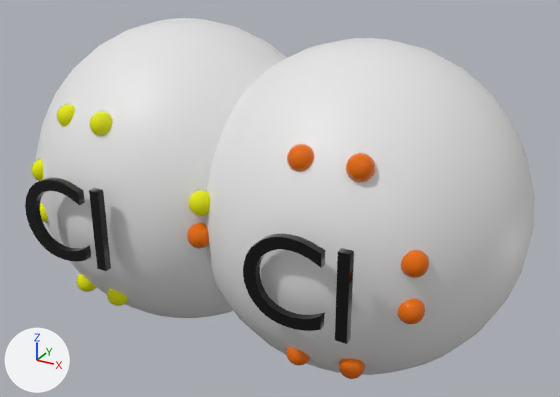
The glTF model np_s.glb, before and after one commit.
Both versions are drawn from a 50 mm camera at (3.28, -5.68, 2.71) aimed at (0.21, -0.09, -0.08). The lights are fixed; the arrows at lower left show +X, +Y and +Z. Where no turn or scale is listed for an object, it has been applied to the vertices.

Before the edit, the objects in view are built like this:
```python
ob_sphere = bpy.data.objects.new('Sphere', me_sphere_001)
ob_sphere.location = (-1.532, -1.181, -0.157)
ob_sphere_002 = bpy.data.objects.new('Sphere.002', me_sphere_003)
ob_sphere_002.location = (-1.219, -1.12, 0.756)
ob_sphere_005 = bpy.data.objects.new('Sphere.005', me_sphere_006)
ob_sphere_005.location = (-1.219, -1.12, -0.801)
ob_sphere_008 = bpy.data.objects.new('Sphere.008', me_sphere_009)
ob_sphere_008.location = (0.972, -1.179, 0.803)
ob_sphere_009 = bpy.data.objects.new('Sphere.009', me_sphere_010)
ob_sphere_009.location = (1.397, -1.132, 0.798)
ob_sphere_010 = bpy.data.objects.new('Sphere.010', me_sphere_011)
ob_sphere_010.location = (1.397, -1.132, -0.811)
ob_sphere_012 = bpy.data.objects.new('Sphere.012', me_sphere_013)
ob_sphere_012.location = (1.825, -1.137, -0.19)
ob_sphere_014 = bpy.data.objects.new('Sphere.014', me_sphere_017)
ob_sphere_014.location = (0.981, -0.059, 0.0)
ob_sphere_015 = bpy.data.objects.new('Sphere.015', me_sphere_018)
ob_sphere_015.location = (-0.792, -0.059, 0.0)
# also in view: 'Sphere.007' at (0.09, -1.19, 0.0); 'Sphere.006' at (0.09, -1.15, 0.26); 'Text.001' at (1.13, -1.54, 0.03); 'Text' at (-0.97, -1.54, 0.03); 'Sphere.013' at (1.83, -1.14, 0.18)
```
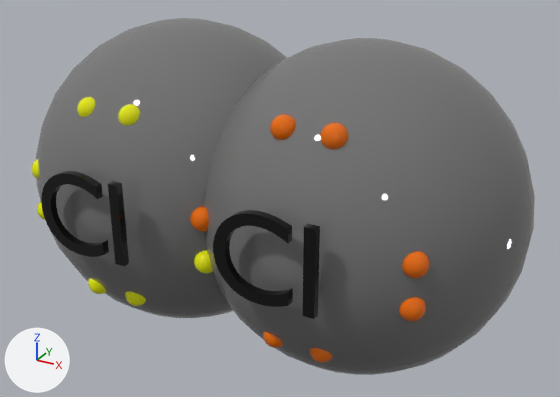
Where the change shows, as pixel boxes [x1, y1, x2, y2] in the pictures (560 x 397 px):
'Sphere.014', recoloured (white to grey)
    both: [204, 38, 535, 375]
'Sphere.015', recoloured (white to grey)
    both: [36, 18, 287, 318]
'Text.001', moved
    before: [243, 234, 354, 344]
    after: [213, 210, 320, 319]
'Text', moved
    before: [25, 178, 111, 271]
    after: [41, 171, 129, 266]
'Sphere.009', moved
    before: [346, 153, 375, 182]
    after: [320, 122, 348, 149]
'Sphere.008', moved
    before: [287, 144, 314, 172]
    after: [270, 114, 296, 140]
'Sphere.003', moved
    before: [89, 111, 113, 136]
    after: [118, 104, 140, 125]
'Sphere.006', moved
    before: [188, 190, 210, 216]
    after: [194, 251, 213, 274]
'Sphere.007', moved
    before: [187, 223, 209, 248]
    after: [190, 206, 209, 232]
'Sphere.010', moved
    before: [339, 359, 365, 379]
    after: [309, 348, 333, 363]
'Sphere.013', moved
    before: [401, 250, 429, 278]
    after: [402, 251, 430, 278]
'Sphere.012', moved
    before: [397, 299, 425, 324]
    after: [399, 297, 426, 322]
'Sphere.002', moved
    before: [57, 104, 75, 127]
    after: [77, 97, 95, 117]
'Sphere.011', moved
    before: [286, 347, 310, 366]
    after: [263, 332, 283, 348]
'Sphere.004', moved
    before: [107, 289, 129, 306]
    after: [125, 291, 146, 306]
'Sphere.005', moved
    before: [76, 273, 97, 292]
    after: [88, 278, 106, 294]
'Sphere.001', moved
    before: [31, 159, 43, 181]
    after: [31, 159, 39, 179]
'Sphere', moved
    before: [40, 203, 48, 223]
    after: [37, 201, 45, 220]

The edits, one by one:
Material 'Material.002' (mat_material_002) is new.
Its base color is (0.173, 0.173, 0.173) (grey #737373).
Its roughness is 0.0.
Material 'Material.001' (mat_material_001) is new.
Its base color is (0.173, 0.173, 0.173) (grey #737373).
Its roughness is 0.0.
me_sphere_017 has 482 vertices, 960 faces and spans x -1.4..1.4, y -1.4..1.4, z -1.4..1.4.
me_sphere_017 now uses material mat_material_001 (grey #737373).
me_sphere_018 has 482 vertices, 960 faces and spans x -1.4..1.4, y -1.4..1.4, z -1.4..1.4.
me_sphere_018 now uses material mat_material_002 (grey #737373).
Object 'Text' (ob_text) moves from (-0.963, -1.542, -0.008) to (-0.77, -1.541, 0.085).
Object 'Sphere' (ob_sphere) moves from (-1.532, -1.181, -0.157) to (-1.639, -1.081, -0.197).
Object 'Sphere.001' (ob_sphere_001) moves from (-1.532, -1.181, 0.24) to (-1.639, -1.081, 0.193).
Object 'Sphere.002' (ob_sphere_002) moves from (-1.219, -1.12, 0.756) to (-1.01, -1.093, 0.841).
Object 'Sphere.003' (ob_sphere_003) moves from (-0.79, -1.205, 0.781) to (-0.587, -1.093, 0.841).
Object 'Sphere.005' (ob_sphere_005) moves from (-1.219, -1.12, -0.801) to (-1.008, -1.191, -0.727).
Object 'Sphere.004' (ob_sphere_004) moves from (-0.79, -1.205, -0.776) to (-0.595, -1.191, -0.727).
Object 'Sphere.006' (ob_sphere_006) moves from (0.089, -1.147, 0.262) to (0.089, -1.113, -0.264).
Object 'Sphere.007' (ob_sphere_007) moves from (0.092, -1.192, 0.0) to (0.092, -1.138, 0.123).
Object 'Sphere.008' (ob_sphere_008) moves from (0.972, -1.179, 0.803) to (0.759, -1.04, 0.949).
Object 'Sphere.009' (ob_sphere_009) moves from (1.397, -1.132, 0.798) to (1.156, -1.04, 0.949).
Object 'Text.001' (ob_text_001) moves from (1.136, -1.542, -0.008) to (0.887, -1.541, 0.111).
Object 'Sphere.011' (ob_sphere_011) moves from (0.972, -1.179, -0.805) to (0.775, -1.196, -0.698).
Object 'Sphere.010' (ob_sphere_010) moves from (1.397, -1.132, -0.811) to (1.177, -1.196, -0.698).
Object 'Sphere.012' (ob_sphere_012) moves from (1.825, -1.137, -0.19) to (1.825, -1.123, -0.174).
Object 'Sphere.013' (ob_sphere_013) moves from (1.825, -1.137, 0.182) to (1.825, -1.123, 0.17).
